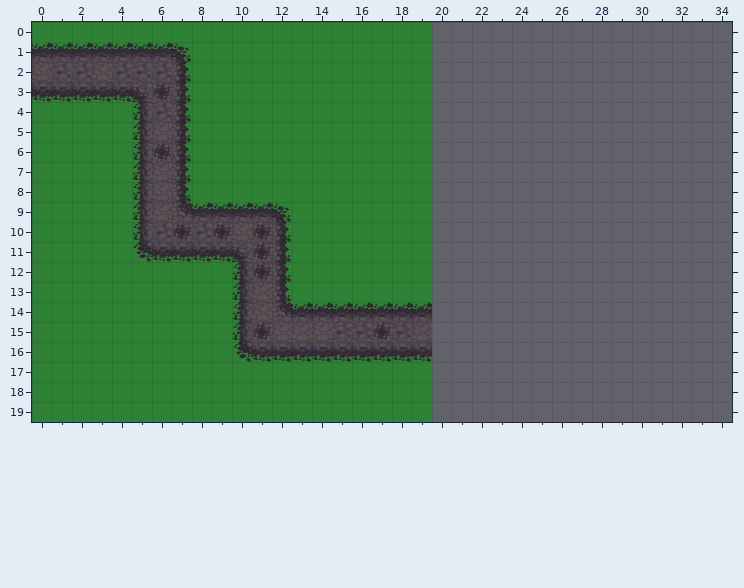
Tiled map, stored at data/maps/test.tmx. The picture above was drawn from the file before the commit.
Cells are 32x32 px. Shown: x 0..34, y 0..19. The old version is drawn lined up with the new one.
The result:
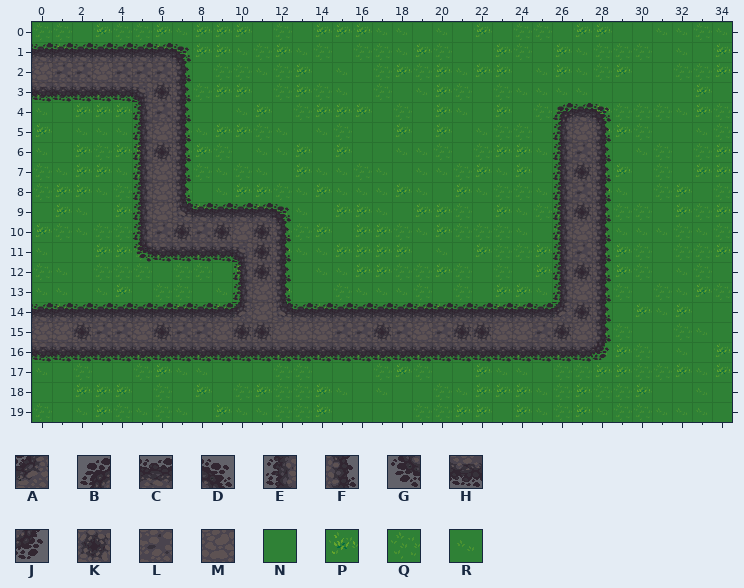
Key: from "Terrain": A 46, B 76, C 77, D 78, E 108, F 110, G 140, H 141, J 142, K 172, L 173, M 174, N 289, P 352, Q 353, R 354.
_ is an empty cell, # one hidden under a higher layer.
Tiles replaced or removed in this view: E, G, N.
The edit:
Changed rows in their new state; . is an unchanged cell.
map size 20x20 -> 35x20 cells
Layer "Background":
first column x 0:
 0 QQ.PQQPRPPP.Q.PPPRR.RNPNQQNPPNNRRQR
 1 ........PPRQPRQ.QQRPQNNPQNPRQQQNRNP
 2 .........QQRQP.R.QPQPRPPNRPRQPNNQQP
 3 ........QPP.QPQR.Q.RPQNQRRRRNNNNNPN
 4 R.PPP.....RP.QPPP.Q.PRNPNQRRPQQQRPQ
 5 P.RRR...RPPQR.RQ..P.PNRQQNN.PPQNNRQ
 6 R.PQPP..PQ.RRP.P..RRQNQPPRR.NNRQNQP
 7 QRPPR...QRQR.PRRQR.RRQPRPNR.RPNQNPP
 8 QPPRQ....RPPQRPRRRPRNPRQQRR.PRNQPNQ
 9 .PR.P........R.PPR.PPQNPRQQ.RQQNPQP
10 PQRQQ........QP.PPQRPQQQRNQ.RRRRQRQ
11 R..PPQ.......RRPPPP.RNPQQPR.RPQNQQP
12 QR.QQQ.QQ.P...RRPPQQPQNQNPN.RPQNRQN
13 RR.RP.QQ.R.....QRRRQNQNPPRR.RQNQRPQ
14 RPR....P.PQ.........PRNPQRR.RNPRPNN
15 ###.#######.................RQNNQRN
16 R.R..QRRQ...........RRNNPRPRRPQNRNP
17 R.Q..QPRR...QQ...QPQNNPRRNQQPPQQPRP
18 ..PPP.Q.P.QPQQPR.R..QRPPPRQPQQPNNRN
19 Q.RPQRQR.PRRQQP....QQPPNPRQPRQQRRRN
Layer "Ground":
first column x 0:
 4 ..........................BCD
 5 ..........................EMF
 6 ..........................ELF
 7 ..........................EKF
 8 ..........................ELF
 9 ..........................EKF
10 ..........................EMF
11 ..........................ELF
12 ..........................EKF
13 ..........................EMF
14 CCCCCCCCCCA.........CCCCCCAKF
15 MMKLLMKLLMK.........LKKMMLKMF
16 HHHHHHHHHHH.........HHHHHHHHJ
Where, in picture pixels (left, top, right, bottom), the same in both pictures:
changed: (32, 22, 732, 422)
